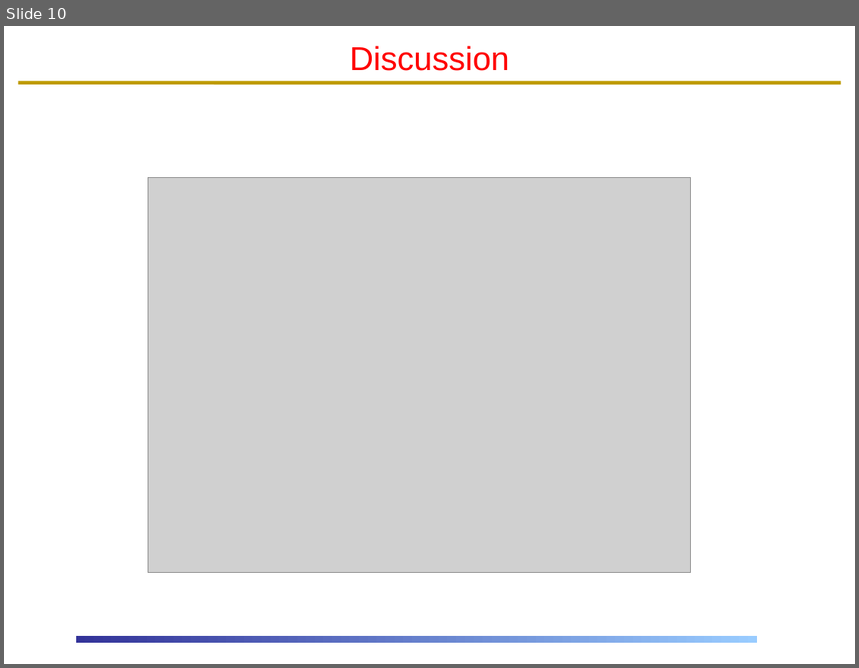
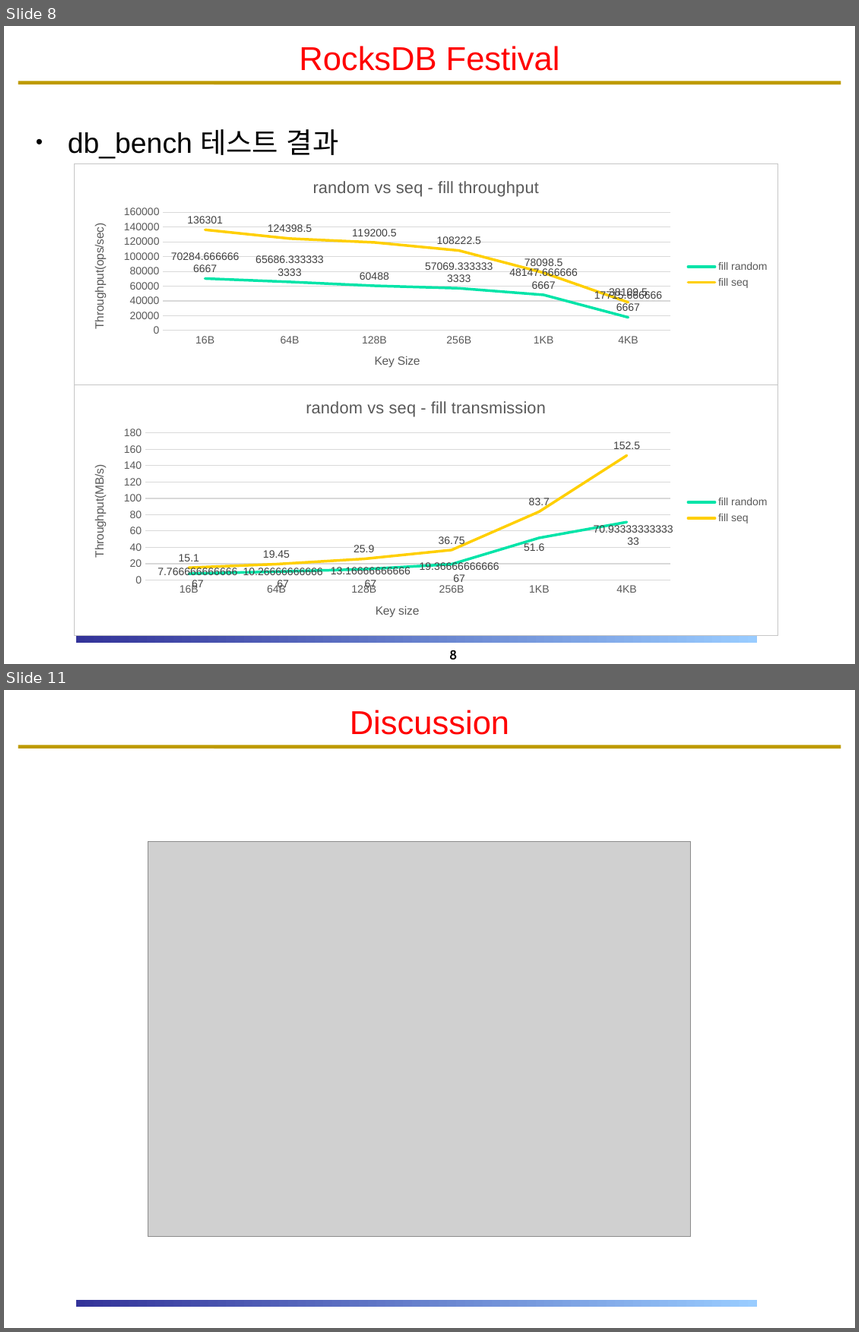
Before and after one commit to DKU-StarLab/RocksDB_Festival, a slide deck: RF7_Team_Interface/RocksDB_Festival_BGR.pptx. Shown one above the other, each under a label of ours: slide 10 before the commit, slides 8 and 11 after it; the slides between them are not shown. The pictures are 859x668 and 859x1332 pixels, drawn with LibreOffice and Linux fonts; fonts in the diff are those of the drawing; grey boxes stand for pictures; background and template pictures are left out. Boxes give left, top, right and bottom in pixels: in the first picture for what was removed or moved away, otherwise in the second. Text is boxed around its words. In the diff, an @@ line names an element or a change of style, - is before the commit and + after.

```diff
--- a/RF7_Team_Interface/RocksDB_Festival_BGR.pptx
+++ b/RF7_Team_Interface/RocksDB_Festival_BGR.pptx
@@ slide 8 added at (4,26,855,664), background #FFFFFF; not listed: 2 template elements that a slide beside it also shows @@
@@ title added at (299,46,560,71), 28 pt, text #FF0000 @@
+RocksDB Festival
@@ text added at (68,129,339,159), 24 pt, text #000000 @@
+• db_bench 테스트 결과
@@ line chart added at (75,164,778,385) @@
+title "random vs seq - fill throughput "
+categories: 16B, 64B, 128B, 256B, 1KB, 4KB
+fill random: 70284.666667, 65686.333333, 60488, 57069.333333, 48147.666667, 17715.666667
+fill seq: 136301, 124398.5, 119200.5, 108222.5, 78098.5, 38109.5
@@ line chart added at (75,385,778,636) @@
+title "random vs seq - fill transmission "
+categories: 16B, 64B, 128B, 256B, 1KB, 4KB
+fill random: 7.766667, 10.266667, 13.166667, 19.366667, 51.6, 70.933333
+fill seq: 15.1, 19.45, 25.9, 36.75, 83.7, 152.5
@@ page number added at (449,650,457,660), 11 pt, text #000000, bold @@
+8
@@ what was slide 10 is now slide 11 @@
```
Also in this commit, not shown: 7 slides changed, 1 other slide added, 1 slide removed, 1 other file.
